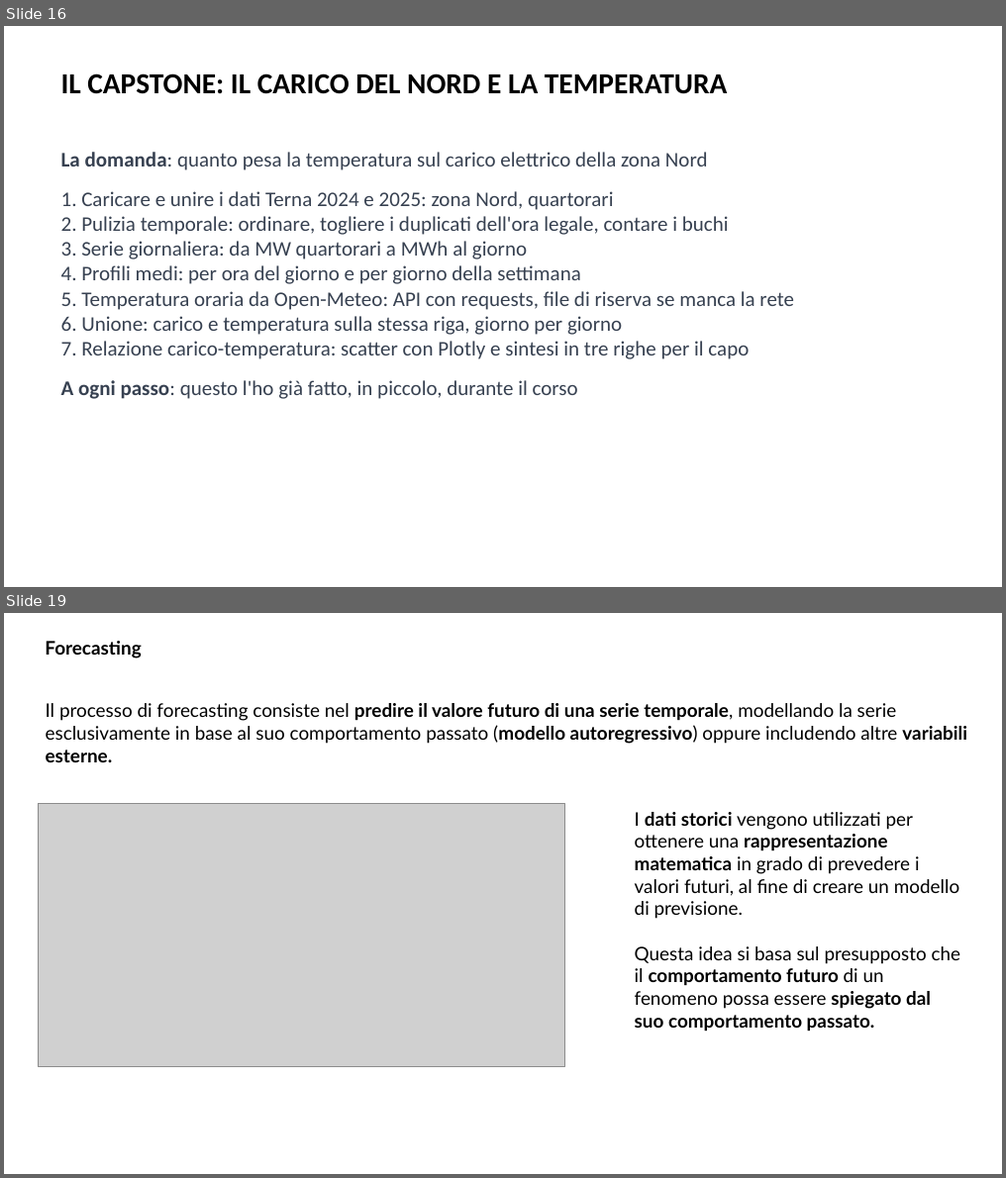
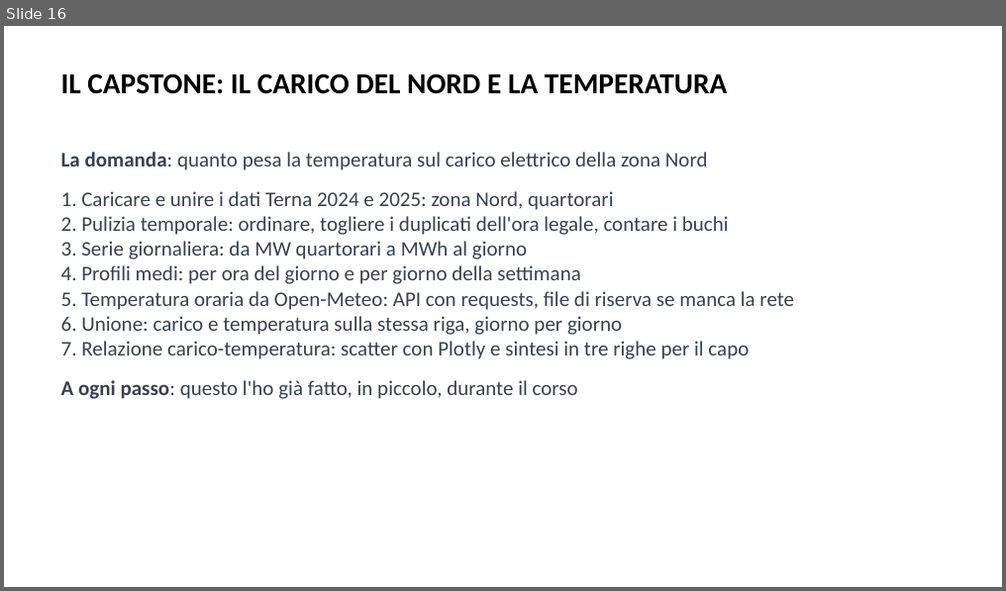
Before and after one commit to AndreaCorvaglia0/python-base-utilities, a slide deck: Slides/Presentazione_python_base.pptx. Shown one above the other, each under a label of ours: slides 16 and 19 before the commit, slide 16 after it; the slides between them are not shown. The pictures are 1006x1178 and 1006x591 pixels, drawn with LibreOffice and Linux fonts; fonts in the diff are those of the drawing; grey boxes stand for pictures; background and template pictures are left out. Boxes give left, top, right and bottom in pixels: in the first picture for what was removed or moved away, otherwise in the second. Text is boxed around its words. In the diff, an @@ line names an element or a change of style, - is before the commit and + after.

```diff
--- a/Slides/Presentazione_python_base.pptx
+++ b/Slides/Presentazione_python_base.pptx
@@ slide 19 removed at (4,613,1002,1174), background picture (left out) @@
@@ text removed at (45,641,141,659) @@
-Forecasting
@@ text removed at (46,703,967,762) @@
-Il processo di forecasting consiste nel predire il valore futuro di una serie temporale, modellando la serie esclusivamente in base al suo comportamento passato (modello autoregressivo) oppure includendo altre variabili esterne.
@@ picture removed at (38,803,564,1066) @@
@@ text removed at (635,812,961,1032) @@
-I dati storici vengono utilizzati per ottenere una rappresentazione matematica in grado di prevedere i valori futuri, al fine di creare un modello di previsione.
-Questa idea si basa sul presupposto che il comportamento futuro di un fenomeno possa essere spiegato dal suo comportamento passato.
```
Also in this commit, not shown: 5 slides changed, 2 slides added, 6 other slides removed, 1 other file.
